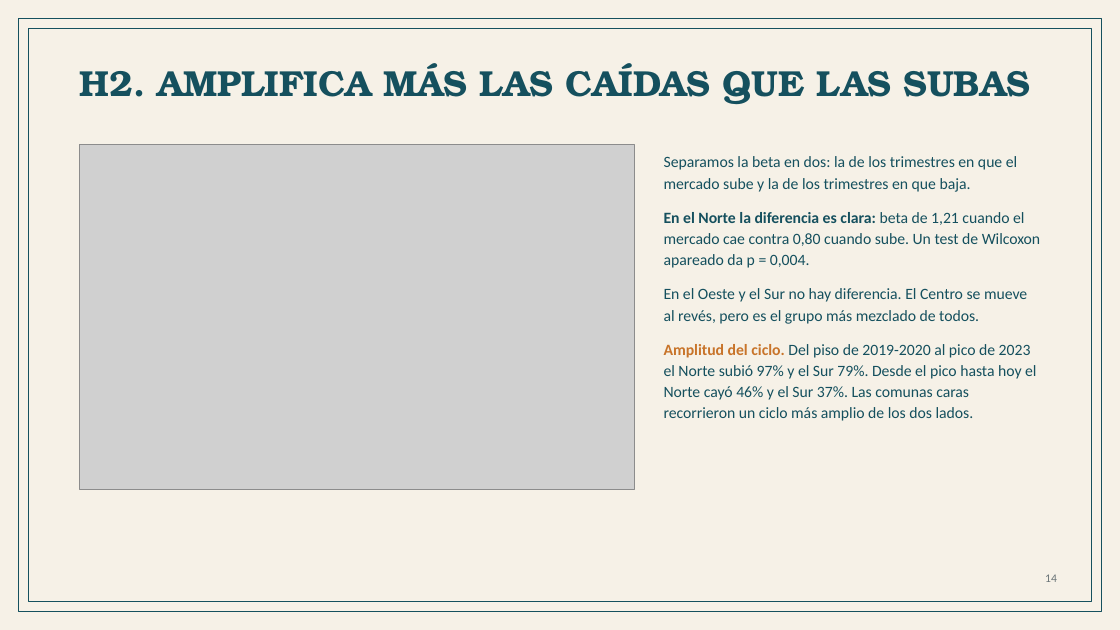
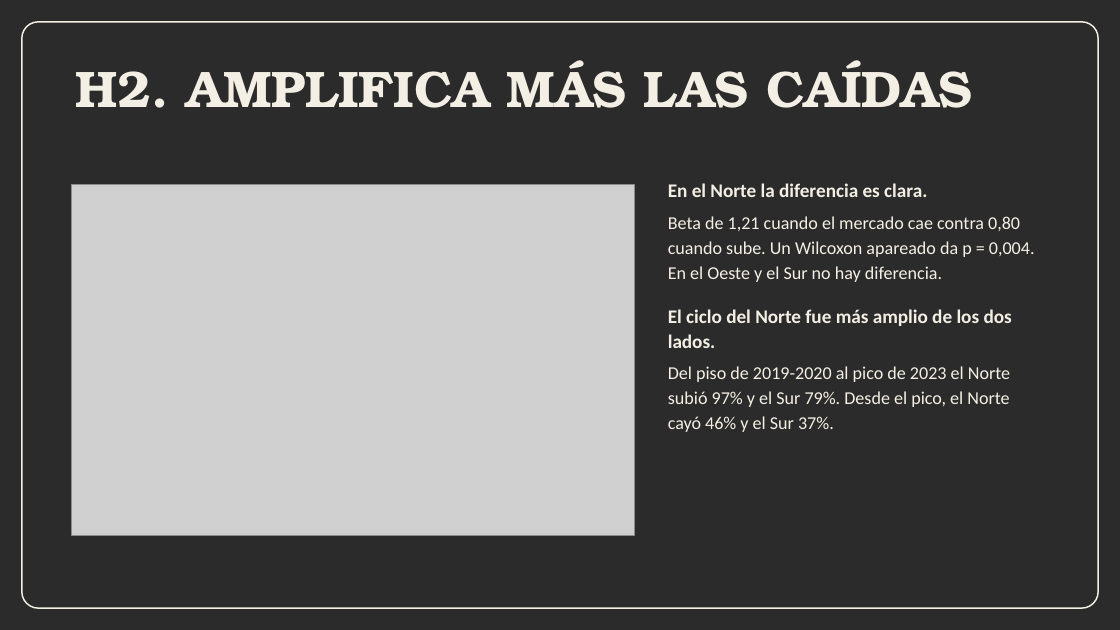
Before and after one commit to n4chogarcia-eng/tp_alquileres_caba, a slide deck: slide 15 of TP_instancia2_alquileres_CABA.pptx. Drawn at 1120x630 pixels with LibreOffice and Linux fonts; fonts in the diff are those of the drawing; grey boxes stand for pictures; background and template pictures are left out; a plain dark background stands for a picture behind light text. Boxes give left, top, right and bottom in pixels: in the first picture for what was removed or moved away, otherwise in the second. Text is boxed around its words. In the diff, an @@ line names an element or a change of style, - is before the commit and + after.

```diff
--- a/TP_instancia2_alquileres_CABA.pptx
+++ b/TP_instancia2_alquileres_CABA.pptx
@@ background #FFFFFF to picture (left out) @@
@@ rectangle removed at [0,0,1120,630] @@
@@ rounded rectangle: place and size @@
-rounded rectangle at [18,18,1102,612]
+rounded rectangle at [22,22,1098,608]
@@ rounded rectangle at [22,22,1098,608]: rectangle to rounded rectangle; outline #15505E 1 pt to #F4EFE4 1.25 pt @@
@@ rectangle removed at [29,29,1091,602] @@
@@ text at [76,60,972,108]: text changed; size 31 to 44 pt; text colour #15505E to #F4EFE4 @@
-H2. AMPLIFICA MÁS LAS CAÍDAS QUE LAS SUBAS
+H2. AMPLIFICA MÁS LAS CAÍDAS
@@ picture: place and size @@
-picture at [80,145,634,490]
+picture at [71,185,634,535]
@@ text at [668,183,1035,432]: text changed; size 13.5 to 15.5 pt; text colour #15505E to #F4EFE4 @@
-Separamos la beta en dos: la de los trimestres en que el mercado sube y la de los trimestres en que baja.
-En el Norte la diferencia es clara: beta de 1,21 cuando el mercado cae contra 0,80 cuando sube. Un test de Wilcoxon apareado da p = 0,004.
-En el Oeste y el Sur no hay diferencia. El Centro se mueve al revés, pero es el grupo más mezclado de todos.
-Amplitud del ciclo. Del piso de 2019-2020 al pico de 2023 el Norte subió 97% y el Sur 79%. Desde el pico hasta hoy el Norte cayó 46% y el Sur 37%. Las comunas caras recorrieron un ciclo más amplio de los dos lados.
+En el Norte la diferencia es clara.
+Beta de 1,21 cuando el mercado cae contra 0,80 cuando sube. Un Wilcoxon apareado da p = 0,004. En el Oeste y el Sur no hay diferencia.
+El ciclo del Norte fue más amplio de los dos lados.
+Del piso de 2019-2020 al pico de 2023 el Norte subió 97% y el Sur 79%. Desde el pico, el Norte cayó 46% y el Sur 37%.
@@ text removed at [1045,574,1057,582] @@
-14
```
Also in this commit, not shown: 13 other slides changed, 2 slides added, 2 slides removed, 5 other files.
